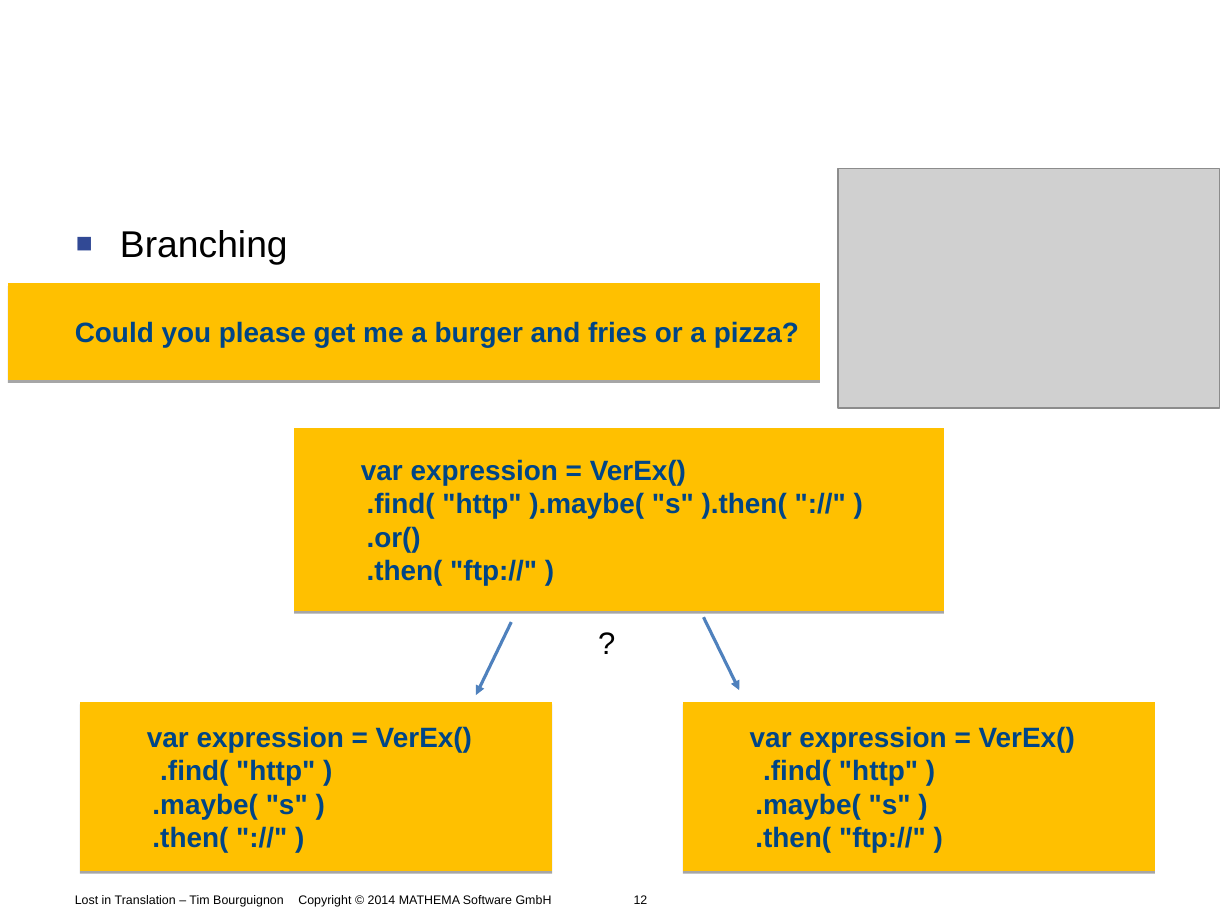
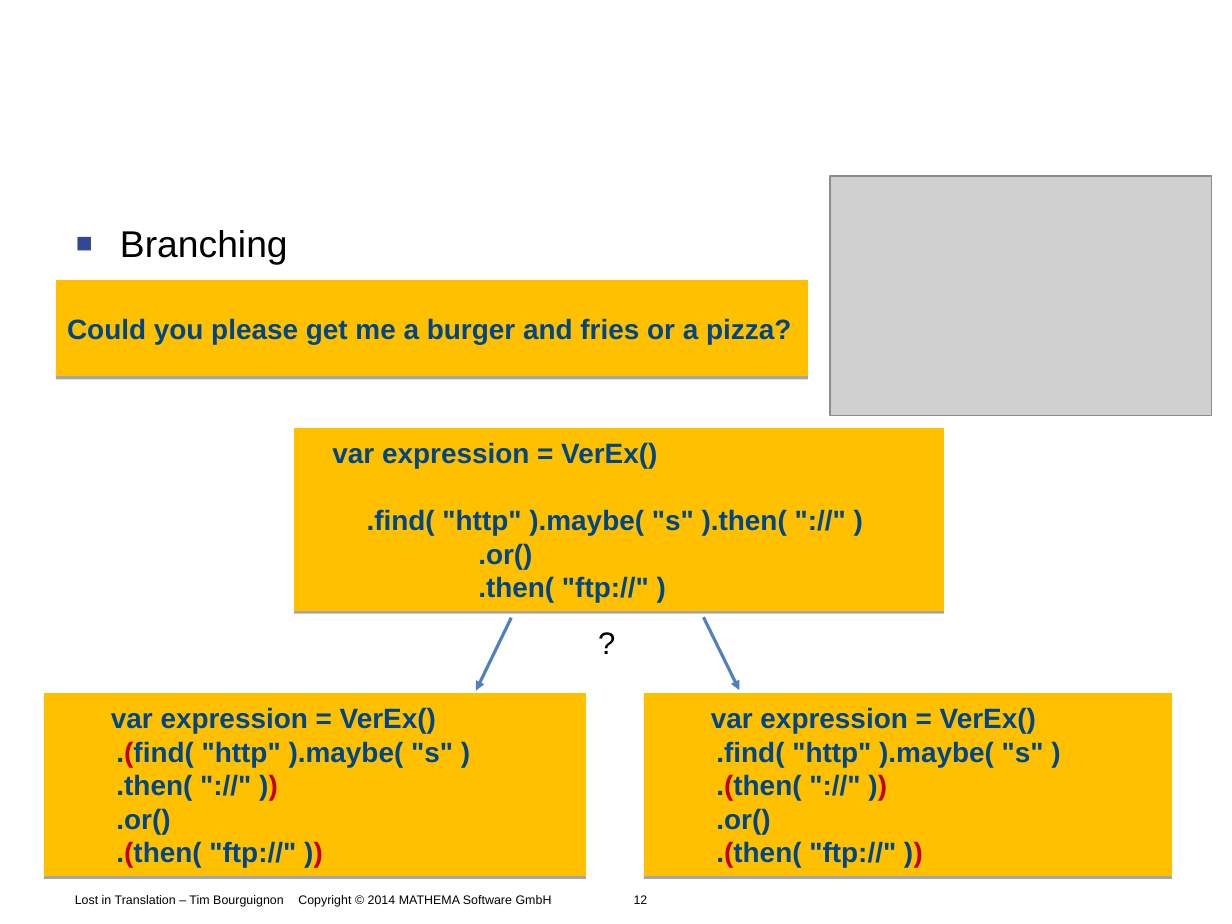
Before and after one commit to Timothep/Talk.LostInTranslation, a slide deck: slide 12 of LostInTranslation.odp. Drawn at 1232x924 pixels with LibreOffice and Linux fonts; fonts in the diff are those of the drawing; grey boxes stand for pictures; background and template pictures are left out. Boxes give left, top, right and bottom in pixels: in the first picture for what was removed or moved away, otherwise in the second. Text is boxed around its words. In the diff, an @@ line names an element or a change of style, - is before the commit and + after.

```diff
--- a/LostInTranslation.odp
+++ b/LostInTranslation.odp
@@ picture: place and size @@
-picture at (838,169,1221,408)
+picture at (831,176,1213,415)
@@ freeform shape "Could you please get me ..." at (56,281,808,377): indent changed @@
@@ freeform shape "Could you please get me ...": place and size @@
-freeform shape "Could you please get me ..." at (8,284,821,380)
+freeform shape "Could you please get me ..." at (56,281,808,377)
@@ freeform shape "var expression = VerEx()" at (294,428,945,612): indent changed @@
@@ arrow moved from (511, 623) - (476, 695) to (511, 618) - (476, 691) @@
@@ freeform shape "var expression = VerEx()": place and size @@
-freeform shape "var expression = VerEx()" at (80,702,552,871)
+freeform shape "var expression = VerEx()" at (44,693,586,876)
@@ freeform shape "var expression = VerEx()": place and size @@
-freeform shape "var expression = VerEx()" at (683,702,1155,871)
+freeform shape "var expression = VerEx()" at (644,693,1172,876)
@@ text in freeform shape at (116,741,453,867): text changed @@
-.find( "http" )
-.maybe( "s" )
-.then( "://" )
+.(find( "http" ).maybe( "s" )
+.then( "://" ))
+.or()
+.(then( "ftp://" ))
@@ text in freeform shape at (716,741,1044,867): text changed @@
-.find( "http" )
-.maybe( "s" )
-.then( "ftp://" )
+.find( "http" ).maybe( "s" )
+.(then( "://" ))
+.or()
+.(then( "ftp://" ))
```
Also in this commit, not shown: 15 other slides changed, 6 slides removed.
